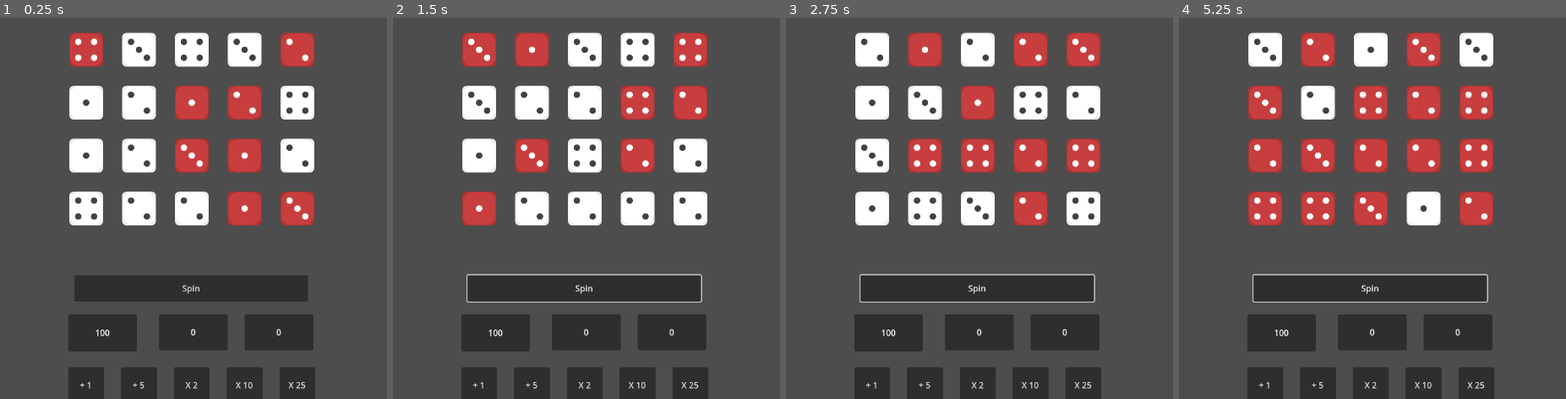
Above: before the commit, frames 1-4 (left to right).
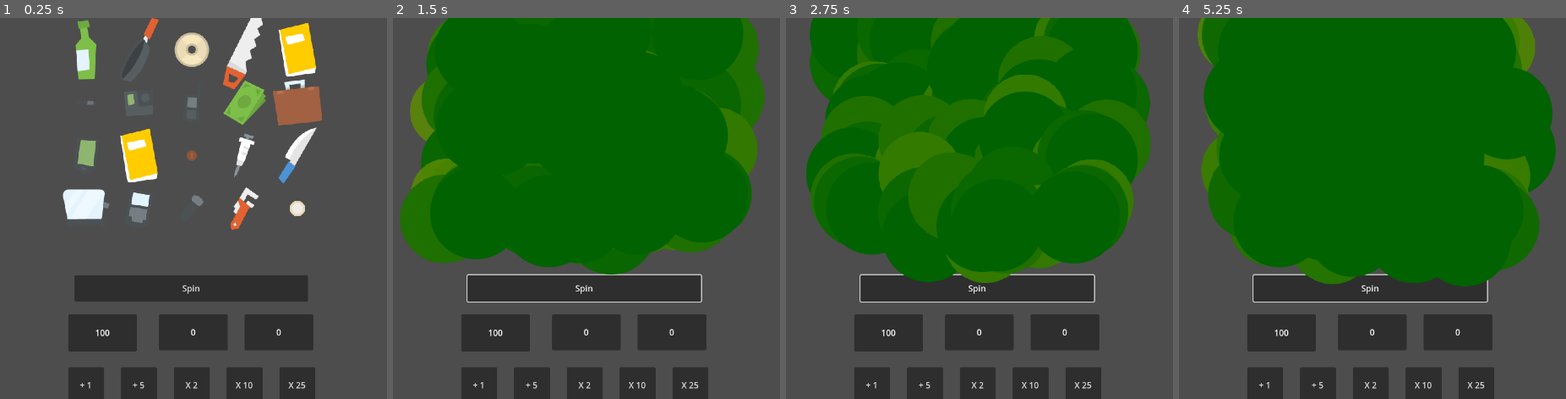
Above: after the commit, the same moments.

Repository: Ciasne14/SteelWorks4
Game: Godot game, scene res://slot_machine.tscn
The game is run twice, just before and just after one commit, with the same random seed, the same clock (stepped at 60 frames per second) and the same inputs. This scene is started directly instead of the project's main scene.
Inputs (mouse positions are in pixels of both pictures, inside the frame that each line leads up to):
- Up to frame 1 (0.25 s): no input
- Up to frame 2 (1.5 s): click "Spin" at 0.5 s; move the mouse to (733, 189) at 1.27 s; hold Right (right) from 1.28 s (still down); tap Space (add5) at 1.35 s; click (733, 189) at 1.42 s
- Up to frame 3 (2.75 s): move the mouse to (844, 227) at 2.02 s; release Right (right) at 2.03 s; hold Down (down) from 2.03 s (still down); tap Space (add5) at 2.1 s
- Up to frame 4 (5.25 s): move the mouse to (1438, 124) at 2.77 s; release Down (down) at 2.78 s; hold Right (right) 2.78-3.53 s; tap Space (add5) every 0.75 s from 2.85 to 5.1 s; move the mouse to (1337, 284) at 3.52 s; hold Up (up) 3.53-4.28 s; click (1337, 284) at 3.67 s; move the mouse to (outside the picture) at 4.27 s; hold Left (left) from 4.28 s (still down); move the mouse to (outside the picture) at 5.02 s

The runs differ from the first frame. In frame 1, 17% of the frame differs, in the area x 16-84%, y 0-56%; in frame 2, 55%; in frame 3, 54%; in frame 4, 57%, in the area x 4-98%, y 0-71%.

Commit message:
slot upd

Diff:
--- /dev/null
+++ b/steelworks-4/roll_particle.gd
@@ -0,0 +1,15 @@
+extends Node2D
+
+@onready var debirs1:GPUParticles2D=$Debris1
+
+func _ready() -> void:
+	# Start cząstek
+	debirs1.emitting = true
+	#debris2.emitting = true
+	_free_later()
+
+func _free_later() -> void:
+	var wait_time := 1
+	await get_tree().create_timer(wait_time).timeout
+	if is_instance_valid(self):
+		queue_free()
--- /dev/null
+++ b/steelworks-4/roll_particle.tscn
@@ -0,0 +1,61 @@
+[gd_scene load_steps=14 format=3 uid="uid://cd5gb2jidlllp"]
+
+[ext_resource type="Script" uid="uid://b6m4dhwafj20f" path="res://roll_particle.gd" id="1_qodbe"]
+[ext_resource type="Texture2D" uid="uid://b7crssimrcikc" path="res://Assets/circle.png" id="3_qodbe"]
+
+[sub_resource type="Curve" id="Curve_ly357"]
+_data = [Vector2(0.13636363, 1), 0.0, 0.0, 0, 0, Vector2(0.78030306, 0), 0.0, 0.0, 0, 0]
+point_count = 2
+
+[sub_resource type="CurveTexture" id="CurveTexture_hicb2"]
+curve = SubResource("Curve_ly357")
+
+[sub_resource type="Gradient" id="Gradient_mt6qj"]
+offsets = PackedFloat32Array(0.028301887, 0.8018868, 1)
+colors = PackedColorArray(0, 0.38431373, 0, 1, 1, 0.84313726, 0, 1, 0.00011382803, 0.00011382803, 0.00011382803, 1)
+
+[sub_resource type="GradientTexture1D" id="GradientTexture1D_55ka6"]
+gradient = SubResource("Gradient_mt6qj")
+
+[sub_resource type="Curve" id="Curve_p7wdi"]
+_limits = [-1.0, 1.0, 0.0, 1.0]
+_data = [Vector2(0, 1), 0.0, 0.0, 0, 0, Vector2(1, -1), 0.0, 0.0, 0, 0]
+point_count = 2
+
+[sub_resource type="CurveTexture" id="CurveTexture_ly357"]
+curve = SubResource("Curve_p7wdi")
+
+[sub_resource type="Curve" id="Curve_h2blm"]
+_data = [Vector2(0, 1), 0.0, 0.0, 0, 0, Vector2(1, 0), 0.0, 0.0, 0, 0]
+point_count = 2
+
+[sub_resource type="CurveTexture" id="CurveTexture_655mi"]
+curve = SubResource("Curve_h2blm")
+
+[sub_resource type="Curve" id="Curve_0fufl"]
+_limits = [0.0, 3.0, 0.0, 1.0]
+_data = [Vector2(0, 1), 0.0, 0.0, 0, 0, Vector2(1e-05, 2.7640452), 0.0, 0.0, 0, 0, Vector2(2e-05, 3), 0.0, 0.0, 0, 0, Vector2(0.79545456, 0.033707857), 0.0, 0.0, 0, 0]
+point_count = 4
+
+[sub_resource type="CurveTexture" id="CurveTexture_qodbe"]
+curve = SubResource("Curve_0fufl")
+
+[sub_resource type="ParticleProcessMaterial" id="ParticleProcessMaterial_p7wdi"]
+particle_flag_disable_z = true
+emission_shape = 1
+emission_sphere_radius = 80.0
+gravity = Vector3(0, 0, 0)
+scale_curve = SubResource("CurveTexture_655mi")
+scale_over_velocity_curve = SubResource("CurveTexture_qodbe")
+color_ramp = SubResource("GradientTexture1D_55ka6")
+alpha_curve = SubResource("CurveTexture_hicb2")
+hue_variation_curve = SubResource("CurveTexture_ly357")
+
+[node name="RollParticle" type="Node2D"]
+script = ExtResource("1_qodbe")
+
+[node name="Debris1" type="GPUParticles2D" parent="."]
+amount = 16
+texture = ExtResource("3_qodbe")
+lifetime = 3.0
+process_material = SubResource("ParticleProcessMaterial_p7wdi")
--- a/steelworks-4/slot_machine.gd
+++ b/steelworks-4/slot_machine.gd
@@ -6,6 +6,13 @@
 @export var reel_speed = 10 # Prędkość obracania bębnów
 @export var stop_delay = 0.5 # Opóźnienie przed zatrzymaniem bębna
 @export var tickets = 100
+
+@export var roll_particle: PackedScene
+
+var sprites : Array = []
+
+# Ścieżka do folderu ze sprite'ami
+var folder_path : String = "res://Assets/Colored/"
 
 var bet = 0
 var reels = [] # Lista bębnów
@@ -16,12 +23,15 @@
 # Funkcja inicjująca
 func _ready():
 	# Inicjalizuj bębny
+	load_sprites_from_folder(folder_path)
 	btn5modulate = $btn5.modulate
 	for j in range(row_reels):
 		for i in range(num_reels):
 			var reel = Sprite2D.new()
-			reel.texture = load("res://Assets/Dice/"+symbols[randi() % symbols.size()]) # Wybór losowego symbolu na start
+			reel.texture = sprites[randi_range(1,sprites.size()-1)] # Wybór losowego symbolu na start
+			reel.scale = Vector2(.8,.8)
 			reel.position = Vector2(100 * i, 100 * j) # Przesuń bębny na ekranie
+
 			add_child(reel)
 			reels.append(reel)
 			reel_positions.append(0)  # Początkowa pozycja bębna
@@ -41,7 +51,10 @@
 	for i in range(num_reels*row_reels):
 		reel_positions[i] = 0
 		var reel = reels[i]
-		reel.texture = load("res://Assets/Dice/"+symbols[randi() % symbols.size()])
+		reel.texture = sprites[randi_range(1,sprites.size()-1)]
+		var explosion = roll_particle.instantiate()
+		explosion.global_position = reel.position
+		get_tree().current_scene.add_child(explosion)
 		# Uruchom animację obrotu
 		start_reel_spin(i)
 
@@ -53,13 +66,13 @@
 func stop_reel_spin(reel_index):
 	var reel = reels[reel_index]
 
-	reel.texture = load("res://Assets/Dice/"+symbols[randi() % symbols.size()])  # Zmiana na losowy symbol po zatrzymaniu
+	reel.texture = sprites[randi_range(1,sprites.size())-1]  # Zmiana na losowy symbol po zatrzymaniu
 	if reel_index == num_reels - 1:
 		spinning = false
-		check_result()
+		#check_result()
 
 # Funkcja do sprawdzenia wyniku
-func check_result():
+func scheck_result():
 	var result = []
 	for reel in reels:
 		if reel.texture != null:
@@ -72,6 +85,18 @@
 			result.append("Brak tekstury")
 	print("Wynik: " + str(result))
 
+func load_sprites_from_folder(path: String):
+	var dir = DirAccess.open(path)  # Używamy DirAccess do otwarcia folderu
+	if dir:
+		dir.list_dir_begin()  # Zaczynamy przeglądanie folderu
+		var file_name = dir.get_next()
+		while file_name != "":
+			# Sprawdzamy, czy to jest plik z obrazkiem (np. .png)
+			if file_name.ends_with(".png"):  # Możesz dostosować rozszerzenie
+				var texture = load(path + file_name)  # Ładujemy teksturę
+				sprites.append(texture)  # Dodajemy do tablicy
+			file_name = dir.get_next()  # Przechodzimy do następnego pliku
+		dir.list_dir_end()  # Kończymy przeglądanie folderu
 
 func _on_button_pressed() -> void:
 	_on_spin_pressed()
--- a/steelworks-4/slot_machine.tscn
+++ b/steelworks-4/slot_machine.tscn
@@ -1,10 +1,11 @@
-[gd_scene load_steps=2 format=3 uid="uid://dmvikv0mb22rk"]
+[gd_scene load_steps=3 format=3 uid="uid://dmvikv0mb22rk"]
 
 [ext_resource type="Script" uid="uid://vt46scjtgrst" path="res://slot_machine.gd" id="1_agdmm"]
+[ext_resource type="PackedScene" uid="uid://cd5gb2jidlllp" path="res://roll_particle.tscn" id="2_nmlme"]
 
 [node name="slot_machine" type="Node"]
 script = ExtResource("1_agdmm")
-symbols = ["dieRed1.png", "dieRed2.png", "dieRed3.png", "dieRed4.png", "dieWhite1.png", "dieWhite2.png", "dieWhite3.png", "dieWhite4.png"]
+roll_particle = ExtResource("2_nmlme")
 
 [node name="Button" type="Button" parent="."]
 custom_minimum_size = Vector2(442, 50)
Binary file added: steelworks-4/Assets/Colored/genericItem_color_001.png
Not shown, added: steelworks-4/Assets/Colored/genericItem_color_001.png.import
Binary file added: steelworks-4/Assets/Colored/genericItem_color_002.png
Not shown, added: steelworks-4/Assets/Colored/genericItem_color_002.png.import
Binary file added: steelworks-4/Assets/Colored/genericItem_color_003.png
Not shown, added: steelworks-4/Assets/Colored/genericItem_color_003.png.import
Binary file added: steelworks-4/Assets/Colored/genericItem_color_004.png
Not shown, added: steelworks-4/Assets/Colored/genericItem_color_004.png.import
Binary file added: steelworks-4/Assets/Colored/genericItem_color_005.png
Not shown, added: steelworks-4/Assets/Colored/genericItem_color_005.png.import
Binary file added: steelworks-4/Assets/Colored/genericItem_color_006.png
Not shown, added: steelworks-4/Assets/Colored/genericItem_color_006.png.import
(and 322 more such lines)
